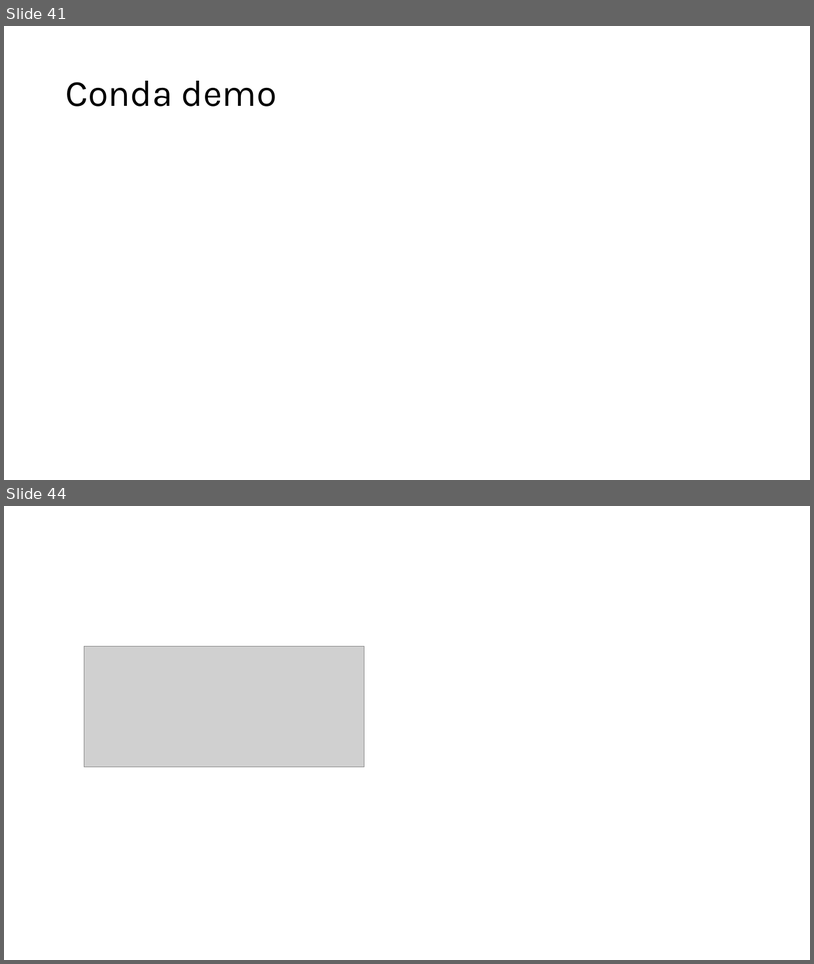
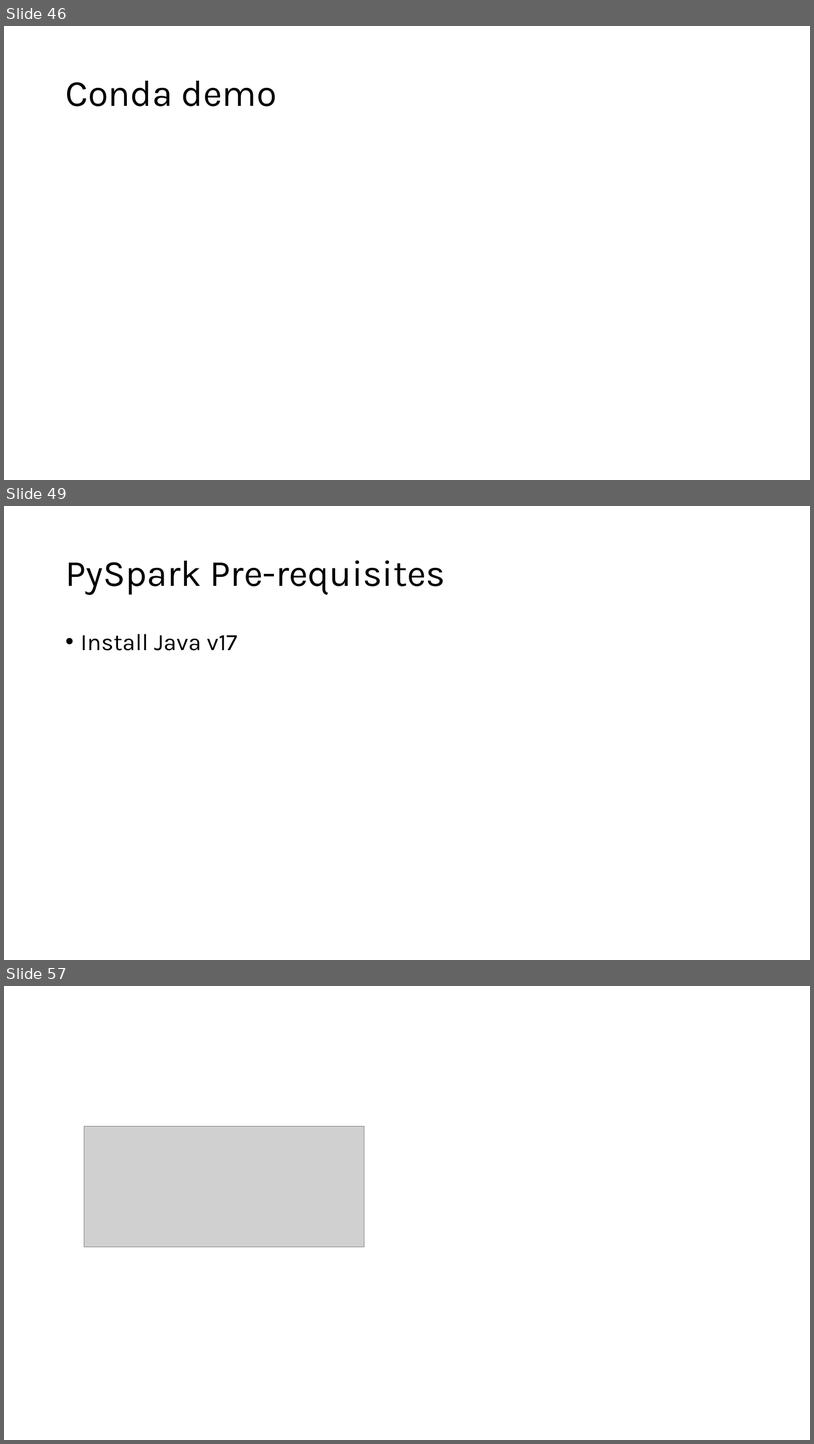
Before and after one commit to phil-a10/Talks, a slide deck: Data Engineering Using Free Tools/Learn Data Engineering For Free.pptx. Shown one above the other, each under a label of ours: slides 41 and 44 before the commit, slides 46, 49 and 57 after it; the slides between them are not shown. The pictures are 814x964 and 814x1444 pixels, drawn with LibreOffice and Linux fonts; fonts in the diff are those of the drawing; grey boxes stand for pictures. Boxes give left, top, right and bottom in pixels: in the first picture for what was removed or moved away, otherwise in the second. Text is boxed around its words. In the diff, an @@ line names an element or a change of style, - is before the commit and + after.

```diff
--- a/Data Engineering Using Free Tools/Learn Data Engineering For Free.pptx
+++ b/Data Engineering Using Free Tools/Learn Data Engineering For Free.pptx
@@ slide 49 added at <box>4,506,810,960</box>, background #FFFFFF @@
@@ title added at <box>65,560,446,595</box>, 44 pt, text #000000 @@
+PySpark Pre-requisites
@@ text added at <box>81,634,237,651</box>, 28 pt, text #000000 @@
+• Install Java v17
@@ what was slide 41 is now slide 46 @@
@@ what was slide 44 is now slide 57 @@
```
Also in this commit, not shown: 4 slides changed, 12 other slides added, 2 other files.
